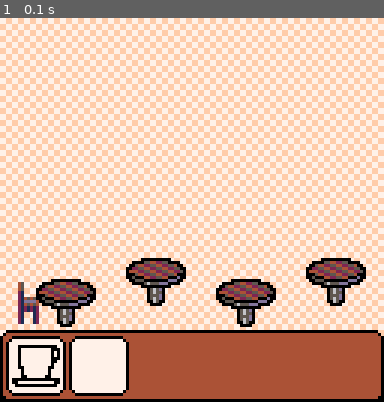
Above: before the commit, frame 1.
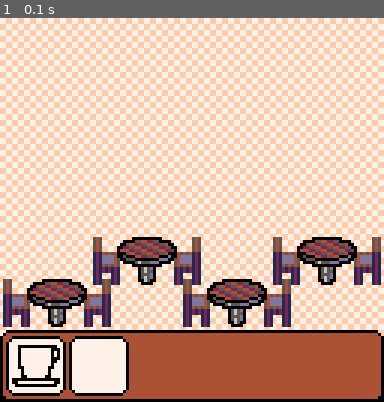
Above: after the commit, the same moment.

Repository: ditrytus/coffee-central
Game: PICO-8 cartridge carts/coffee-central.p8
Two runs of this game, one before a commit and one after it. Both use one fixed random seed, a clock stepped at 60 frames per second and the inputs below.
Inputs:
- Up to frame 1 (0.1 s): no input

The runs differ from the first frame. In frame 1, 11% of the frame differs, in the area x 0-100%, y 57-81%.

Commit message:
More chairs.

Diff:
--- a/carts/coffee-central.p8
+++ b/carts/coffee-central.p8
@@ -25,10 +25,12 @@
  rectfill(0, 115, 127, 127, black);
  fillp(0);
 
- drawTable(Point:new(12,87));
- drawSprite(sprite.table, Point:new(42,80));
- drawSprite(sprite.table, Point:new(72,87));
- drawSprite(sprite.table, Point:new(102,80));
+ drawTable(Point:new(39,73));
+ drawTable(Point:new(99,73));
+
+ drawTable(Point:new(9,87));
+ drawTable(Point:new(69,87));
+
 end
 
 -- SPRITES
@@ -42,7 +44,7 @@
   },
 
   chair = {
-   rect = Rectangle:new(36, 0, 7, 14),
+   rect = Rectangle:new(36, 0, 9, 16),
    bkg = black
   },
 
@@ -54,18 +56,25 @@
  };
 end
 
-function drawSprite(s, pos)
+function drawSprite(s, pos, flip_x)
  local sRect = s.rect;
+ if flip_x == nil then flip_x = false; end
  palt(black, false);
  palt(s.bkg, true);
- sspr(sRect.x, sRect.y, sRect.width, sRect.height, pos.x, pos.y);
+ sspr(
+  sRect.x, sRect.y,
+  sRect.width, sRect.height,
+  pos.x, pos.y,
+  sRect.width, sRect.height,
+  flip_x, false);
  palt();
 end
 
 -- TABLES
 
 function drawTable(pos)
- drawSprite(sprite.chair, pos + Point:new(-6, 1));
+ drawSprite(sprite.chair, pos + Point:new(-8, 0));
+ drawSprite(sprite.chair, pos + Point:new(sprite.table.rect.width - 1, 0), true);
  drawSprite(sprite.table, pos);
 end
 
@@ -285,19 +294,19 @@
   color);
 end
 __gfx__
-77000000000000077777700000000007777745000000000000000000000000000000000000000000000000000000000000000000000000000000000000000000
-77077777777770007700005544225500007745000000000000000000000000000000000000000000000000000000000000000000000000000000000000000000
-77077777777770707005442255442255400745000000000000000000000000000000000000000000000000000000000000000000000000000000000000000000
-77077777777770700022554422554422550021000000000000000000000000000000000000000000000000000000000000000000000000000000000000000000
-77077777777770000444225544225544225021000000000000000000000000000000000000000000000000000000000000000000000000000000000000000000
-77077777777770070005442255442255400021454540000000000000000000000000000000000000000000000000000000000000000000000000000000000000
-770777777777707700500044225544000d0021dddd40000000000000000000000000000000000000000000000000000000000000000000000000000000000000
-770077777777007770055500000000ddd00721454540000000000000000000000000000000000000000000000000000000000000000000000000000000000000
-777077777777077777000056555ddd00007721212120000000000000000000000000000000000000000000000000000000000000000000000000000000000000
-77707777777707777777700000000007777721212120000000000000000000000000000000000000000000000000000000000000000000000000000000000000
-777007777770077777777770565d0777777721000120000000000000000000000000000000000000000000000000000000000000000000000000000000000000
-00000000000000007777777056550777777721000120000000000000000000000000000000000000000000000000000000000000000000000000000000000000
-007777777777770077777770555d0777777721000120000000000000000000000000000000000000000000000000000000000000000000000000000000000000
-700000000000000777777770565d0777777721000120000000000000000000000000000000000000000000000000000000000000000000000000000000000000
-00000000000000007777777006500777777700000000000000000000000000000000000000000000000000000000000000000000000000000000000000000000
-00000000000000007777777700007777777700000000000000000000000000000000000000000000000000000000000000000000000000000000000000000000
+77000000000000077777700000000007777754500000000000000000000000000000000000000000000000000000000000000000000000000000000000000000
+77077777777770007700005544225500007754500000000000000000000000000000000000000000000000000000000000000000000000000000000000000000
+77077777777770707005442255442255400754500000000000000000000000000000000000000000000000000000000000000000000000000000000000000000
+77077777777770700022554422554422550054500000000000000000000000000000000000000000000000000000000000000000000000000000000000000000
+77077777777770000444225544225544225054500000000000000000000000000000000000000000000000000000000000000000000000000000000000000000
+77077777777770070005442255442255400012145454500000000000000000000000000000000000000000000000000000000000000000000000000000000000
+770777777777707700500044225544000d00121dddd4500000000000000000000000000000000000000000000000000000000000000000000000000000000000
+770077777777007770055500000000ddd007121dddd4500000000000000000000000000000000000000000000000000000000000000000000000000000000000
+777077777777077777000056555ddd000077121dddd4500000000000000000000000000000000000000000000000000000000000000000000000000000000000
+77707777777707777777700000000007777712145454500000000000000000000000000000000000000000000000000000000000000000000000000000000000
+777007777770077777777770565d0777777712121212100000000000000000000000000000000000000000000000000000000000000000000000000000000000
+00000000000000007777777056550777777712121212100000000000000000000000000000000000000000000000000000000000000000000000000000000000
+007777777777770077777770555d0777777712100012100000000000000000000000000000000000000000000000000000000000000000000000000000000000
+700000000000000777777770565d0777777712100012100000000000000000000000000000000000000000000000000000000000000000000000000000000000
+00000000000000007777777006500777777712100012100000000000000000000000000000000000000000000000000000000000000000000000000000000000
+00000000000000007777777700007777777712100012100000000000000000000000000000000000000000000000000000000000000000000000000000000000
Not shown, changed: carts/spritesheet.png
Not shown, changed: carts/spritesheet.xcf
